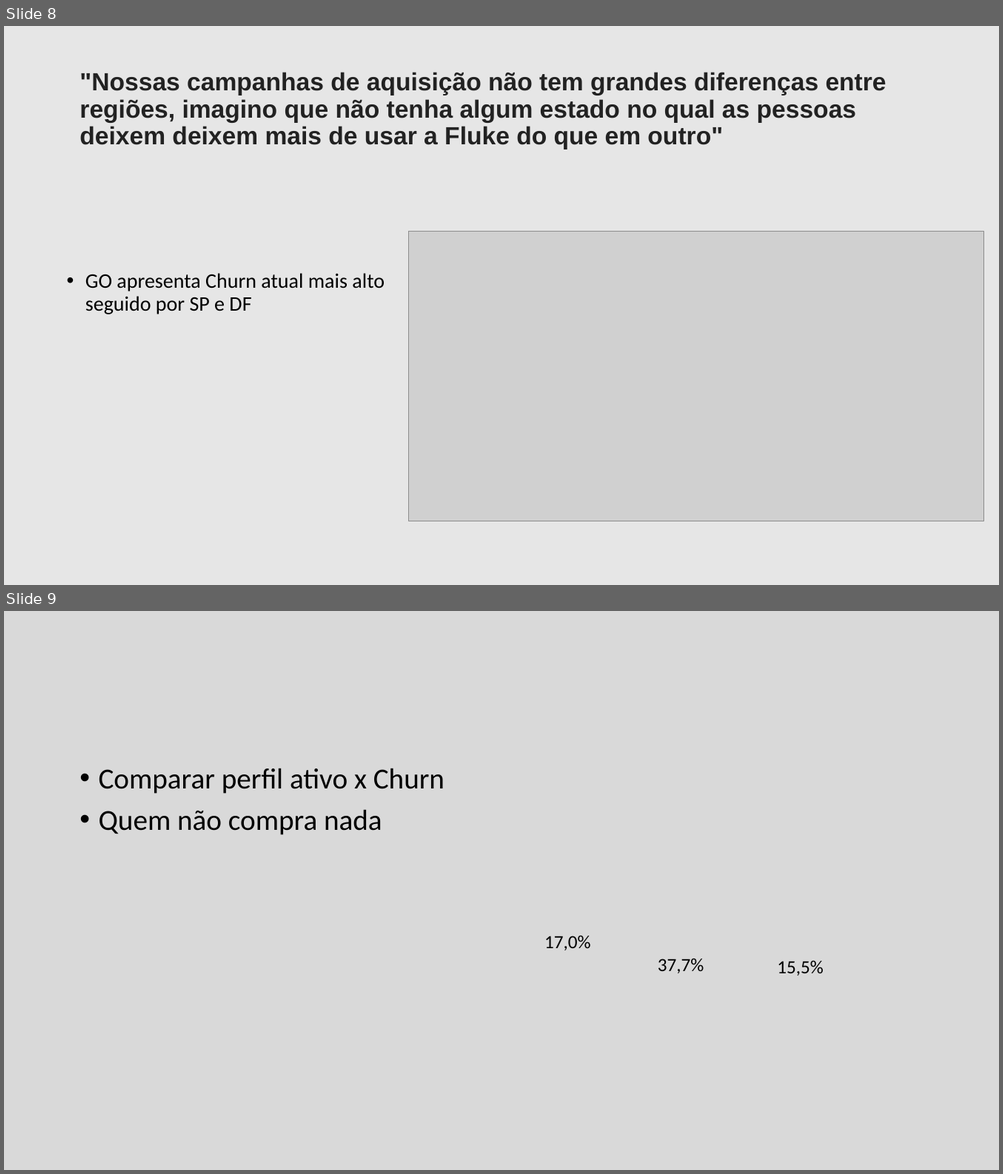
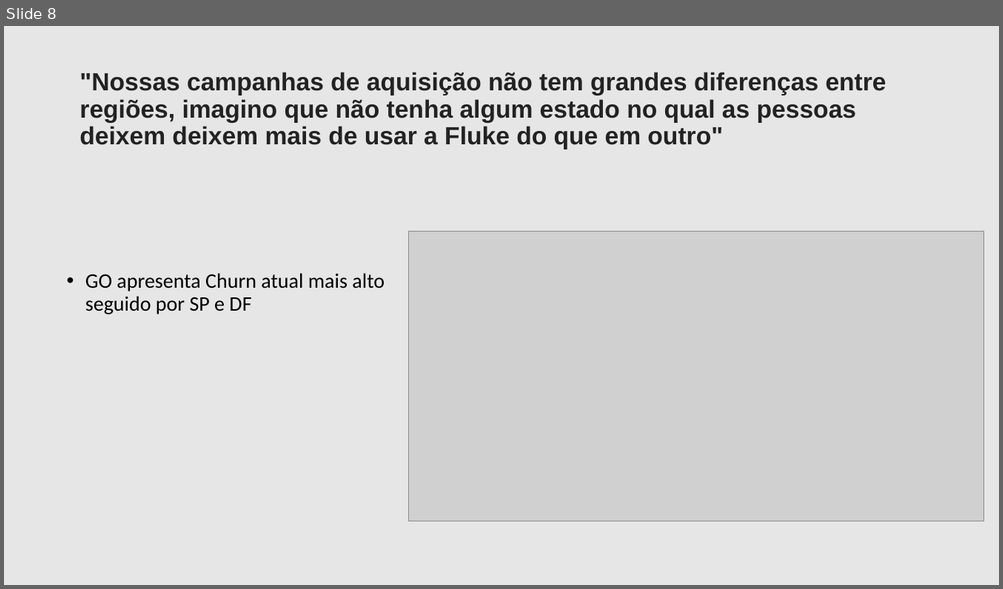
Before and after one commit to filipeaguiarrod/Fluke-Case, a slide deck: Churn_Case.pptx. Shown one above the other, each under a label of ours: slides 8 and 9 before the commit, slide 8 after it. The pictures are 1003x1174 and 1003x589 pixels, drawn with LibreOffice and Linux fonts; fonts in the diff are those of the drawing; grey boxes stand for pictures. Boxes give left, top, right and bottom in pixels: in the first picture for what was removed or moved away, otherwise in the second. Text is boxed around its words. In the diff, an @@ line names an element or a change of style, - is before the commit and + after.

```diff
--- a/Churn_Case.pptx
+++ b/Churn_Case.pptx
@@ slide 9 removed at [4,611,999,1170], background #D9D9D9 @@
@@ text removed at [99,768,444,835] @@
-• Comparar perfil ativo x Churn
-• Quem não compra nada
@@ text removed at [544,936,591,951] @@
-17,0%
@@ text removed at [657,959,704,974] @@
-37,7%
@@ text removed at [777,961,823,976] @@
-15,5%
```
Also in this commit, not shown: 5 slides changed, 2 slides added, 1 other file.
